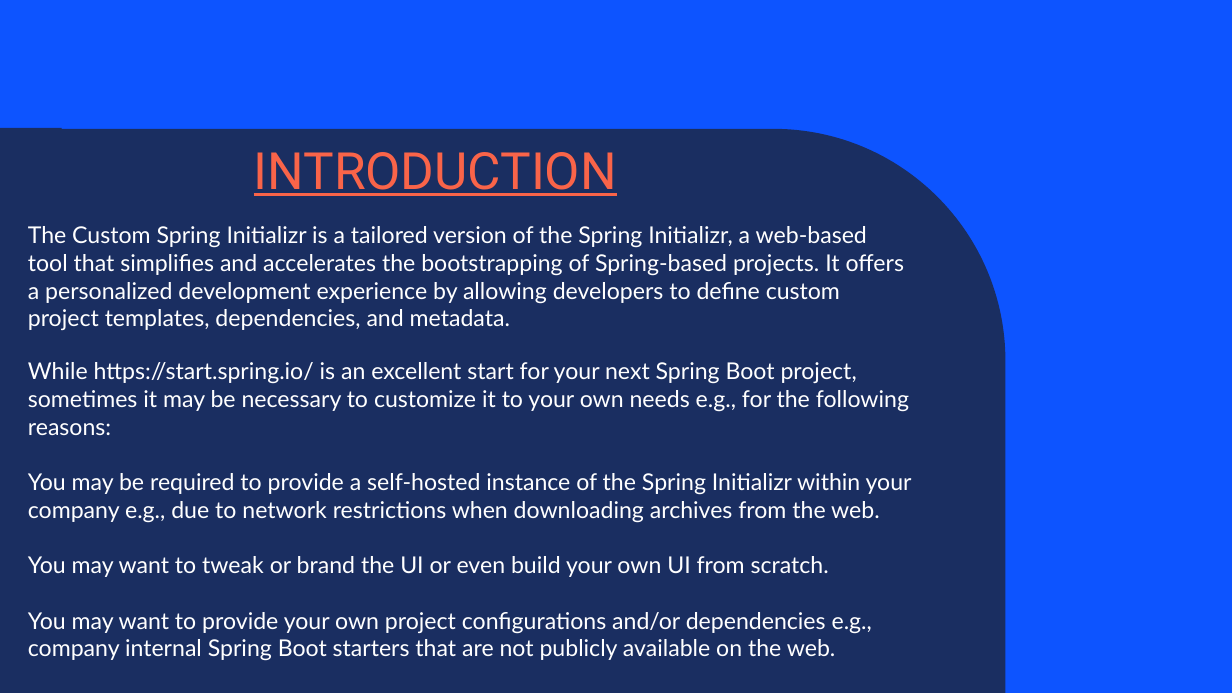
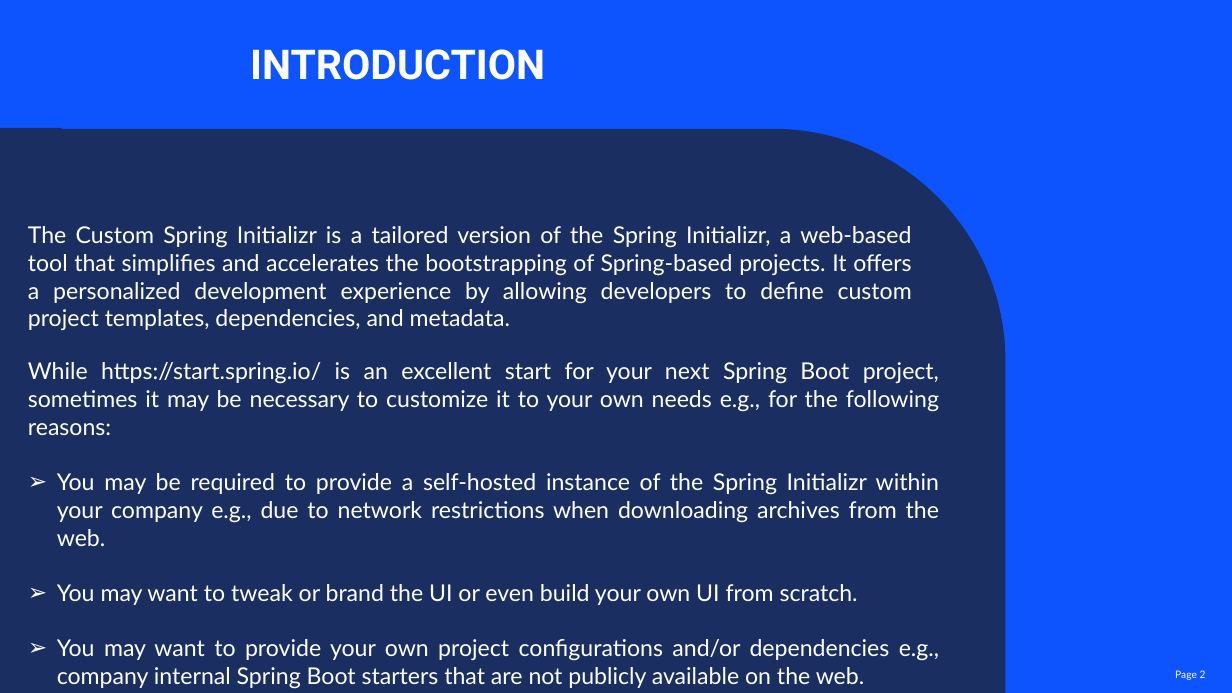
Before and after one commit to Tunir10Chaudhuri/Case_Study_Group_4, a slide deck: slide 2 of Case_Study_Group_4.pptx. Drawn at 1232x693 pixels with LibreOffice and Linux fonts; fonts in the diff are those of the drawing; background and template pictures are left out. Boxes give left, top, right and bottom in pixels: in the first picture for what was removed or moved away, otherwise in the second. Text is boxed around its words. In the diff, an @@ line names an element or a change of style, - is before the commit and + after.

```diff
--- a/Case_Study_Group_4.pptx
+++ b/Case_Study_Group_4.pptx
@@ text "INTRODUCTION": place and size @@
-text "INTRODUCTION" at (254, 152, 617, 196)
+text "INTRODUCTION" at (250, 49, 545, 80)
@@ text "INTRODUCTION" at (250, 49, 545, 80): size 40 to 32 pt, text colour #F96449 to #FFFFFF, bold on, underline off @@
@@ text "The Custom Spring Initializr is ..." at (28, 226, 912, 330): alignment left to justified @@
@@ text "While https://start.spring.io/ is an excellent ..." at (28, 362, 939, 689): alignment left to justified; bullet none to ➢ @@
@@ page number added at (1175, 670, 1206, 680), 8 pt, text #FFFFFF @@
+Page 2
```
Also in this commit, not shown: 9 other slides changed, 2 slides added, 1 slide removed.
